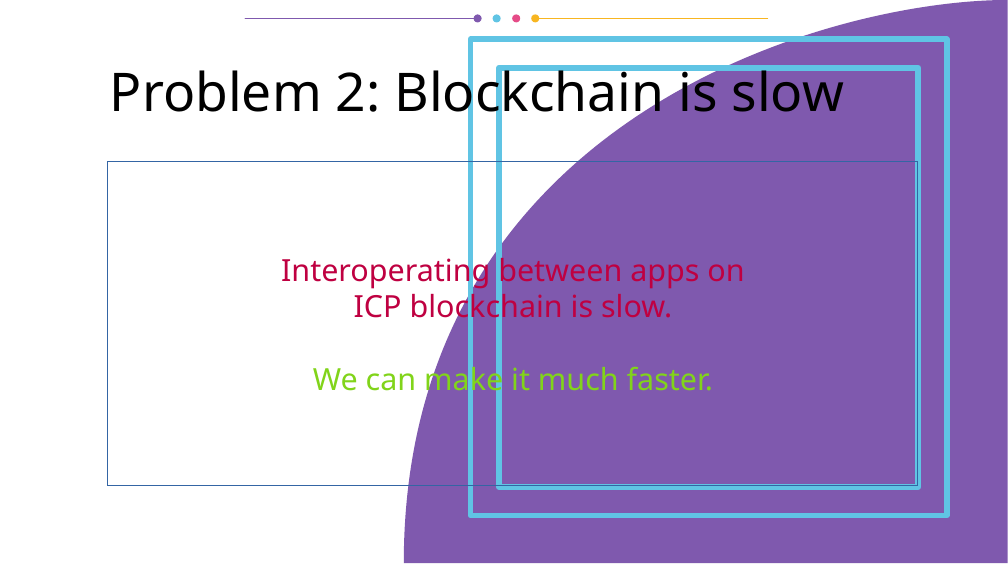
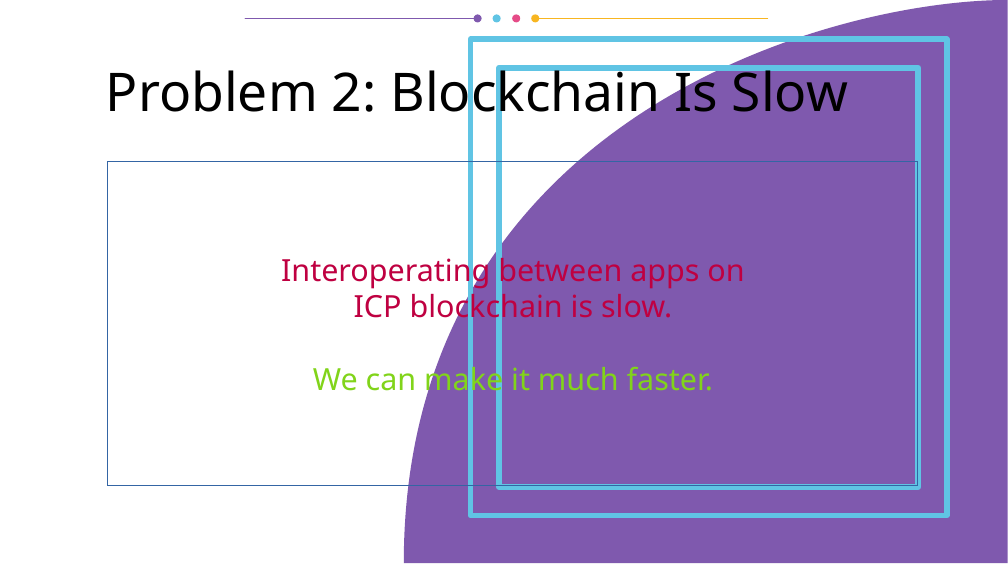
Before and after one commit to vporton/icp-package-manager, a slide deck: slide 3 of docs/presentation.odp. Drawn at 1008x567 pixels with LibreOffice and Linux fonts; fonts in the diff are those of the drawing. Boxes give left, top, right and bottom in pixels: in the first picture for what was removed or moved away, otherwise in the second. Text is boxed around its words. In the diff, an @@ line names an element or a change of style, - is before the commit and + after.

```diff
--- a/docs/presentation.odp
+++ b/docs/presentation.odp
@@ text at [106,61,848,125]: text changed @@
-Problem 2: Blockchain is slow
+Problem 2: Blockchain Is Slow
```
Also in this commit, not shown: 1 other slide changed, 1 slide removed.
